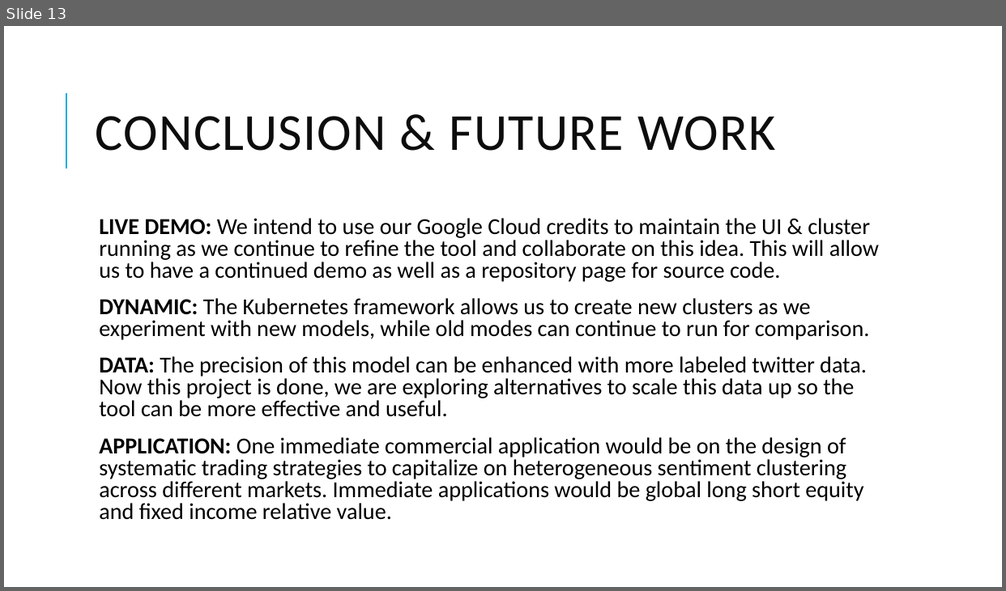
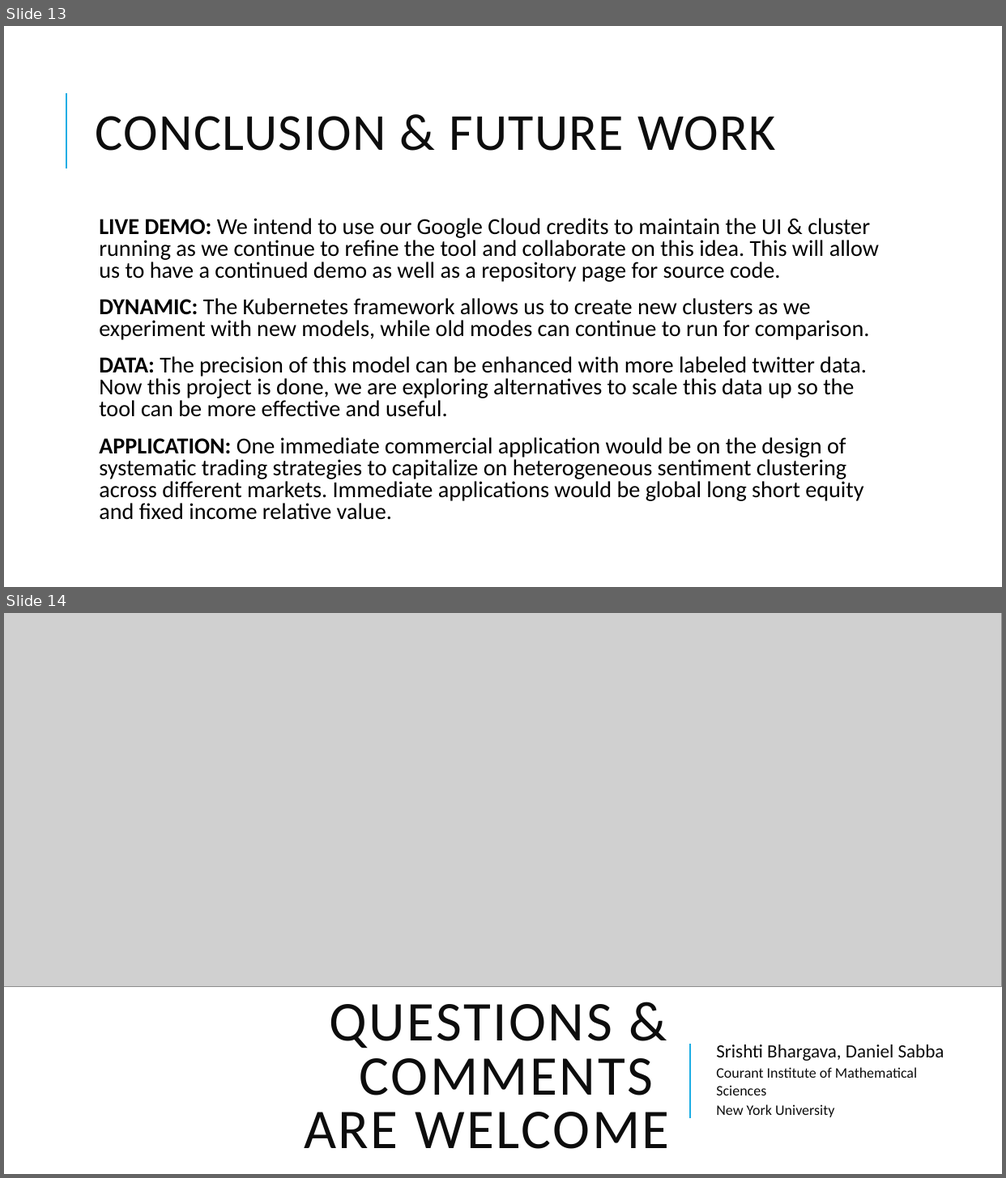
Before and after one commit to srish-bhargava/Covid-19-CloudML, a slide deck: Submission/Presentation/Final_Presentation_vF.pptx. Shown one above the other, each under a label of ours: slide 13 before the commit, slides 13 and 14 after it. The pictures are 1006x591 and 1006x1178 pixels, drawn with LibreOffice and Linux fonts; fonts in the diff are those of the drawing; grey boxes stand for pictures. Boxes give left, top, right and bottom in pixels: in the first picture for what was removed or moved away, otherwise in the second. Text is boxed around its words. In the diff, an @@ line names an element or a change of style, - is before the commit and + after.

```diff
--- a/Submission/Presentation/Final_Presentation_vF.pptx
+++ b/Submission/Presentation/Final_Presentation_vF.pptx
@@ slide 14 added at (4,613,1002,1174), background #FFFFFF @@
@@ picture added at (4,613,1002,987) @@
@@ title added at (304,1004,669,1149), 54 pt, text #0D0D0D @@
+QUESTIONS & COMMENTS
+ARE WELCOME
@@ line added from (691, 1119) to (691, 1044), #1CADE4 1.5 pt @@
@@ text added at (716,1045,944,1118), 14 pt, text #0D0D0D @@
+Srishti Bhargava, Daniel Sabba
+Courant Institute of Mathematical Sciences
+New York University
```
Also in this commit, not shown: 1 other file.
